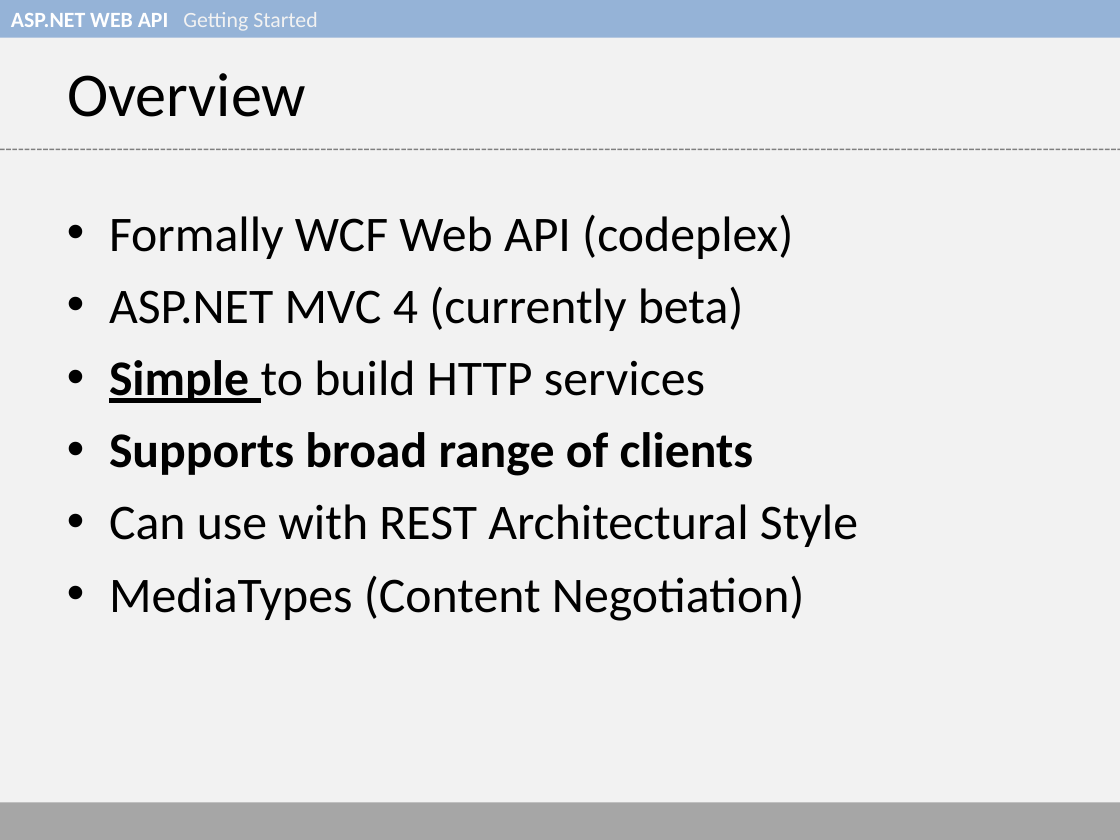
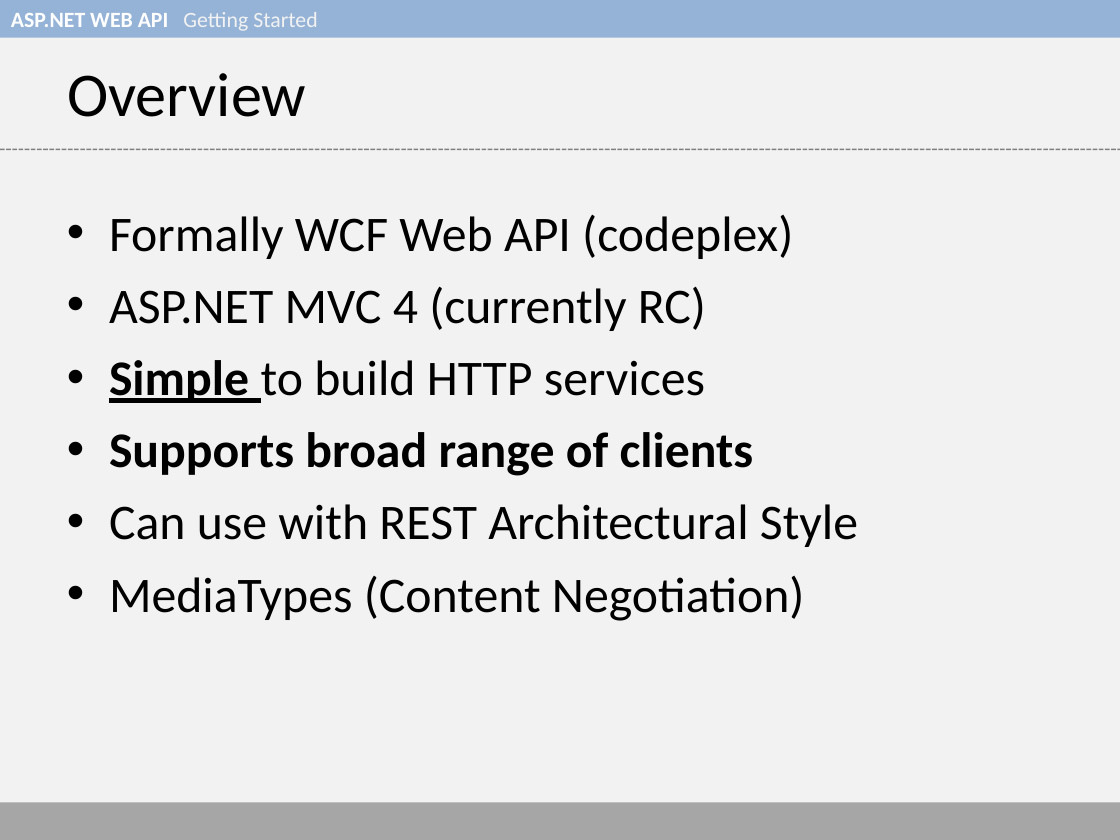
Before and after one commit to thaslam/hartford-code-camp-5, a slide deck: slide 3 of web-api-presentation.ppt. Drawn at 1120x840 pixels with LibreOffice and Linux fonts; fonts in the diff are those of the drawing. Boxes give left, top, right and bottom in pixels: in the first picture for what was removed or moved away, otherwise in the second. Text is boxed around its words. In the diff, an @@ line names an element or a change of style, - is before the commit and + after.

```diff
--- a/web-api-presentation.ppt
+++ b/web-api-presentation.ppt
@@ text at (109, 286, 706, 331): text changed @@
-• ASP.NET MVC 4 (currently beta)
+• ASP.NET MVC 4 (currently RC)
```
Also in this commit, not shown: 1 other slide changed, 5 other files.
